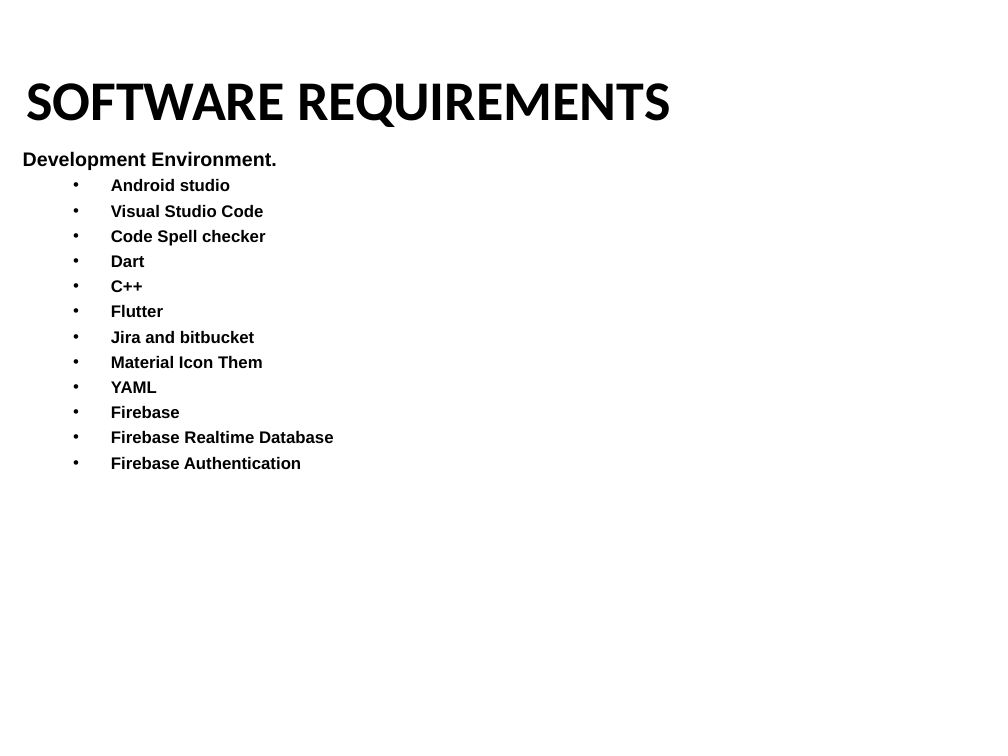
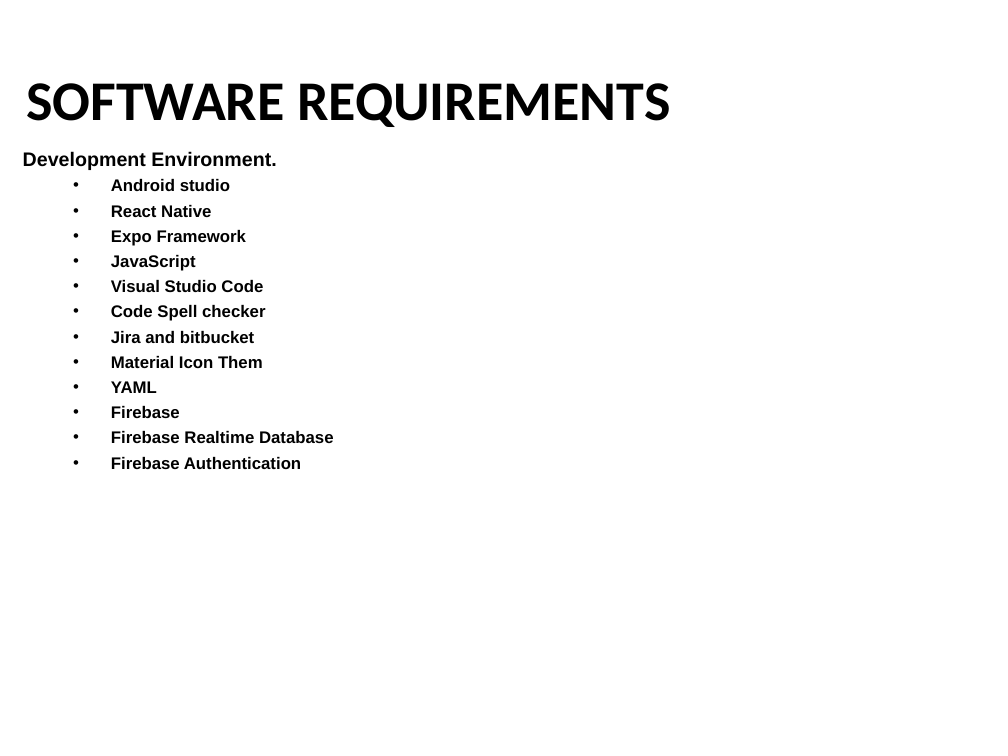
Before and after one commit to HAMZAZAWARI2/selfdm_, a slide deck: slide 21 of Fyp_presentation_part_01.pptx. Drawn at 1008x756 pixels with LibreOffice and Linux fonts; fonts in the diff are those of the drawing; background and template pictures are left out. Boxes give left, top, right and bottom in pixels: in the first picture for what was removed or moved away, otherwise in the second. Text is boxed around its words. In the diff, an @@ line names an element or a change of style, - is before the commit and + after.

```diff
--- a/Fyp_presentation_part_01.pptx
+++ b/Fyp_presentation_part_01.pptx
@@ text at (111, 205, 246, 271): paragraphs added @@
+  • React Native
+  • Expo Framework
+  • JavaScript
@@ text at (111, 255, 163, 317): paragraphs removed @@
-  • Dart
-  • C++
-  • Flutter
```
Also in this commit, not shown: 6 other slides changed, 10 slides added, 7 slides removed.
